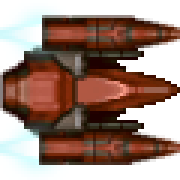
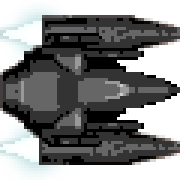
Layer changes from the first 180 x 180 image to the second:
added layer "ship B&W" above "ship" over (0, 6, 180, 180)
added group "ship" with 8 layers over (0, 6, 180, 180)
moved "cocpit" into group "ship" over (0, 45, 90, 138)
moved "body" into group "ship" over (24, 33, 180, 147)
moved "engine1" into group "ship" over (0, 6, 180, 75)
moved "engine2" into group "ship" over (0, 111, 180, 180)
